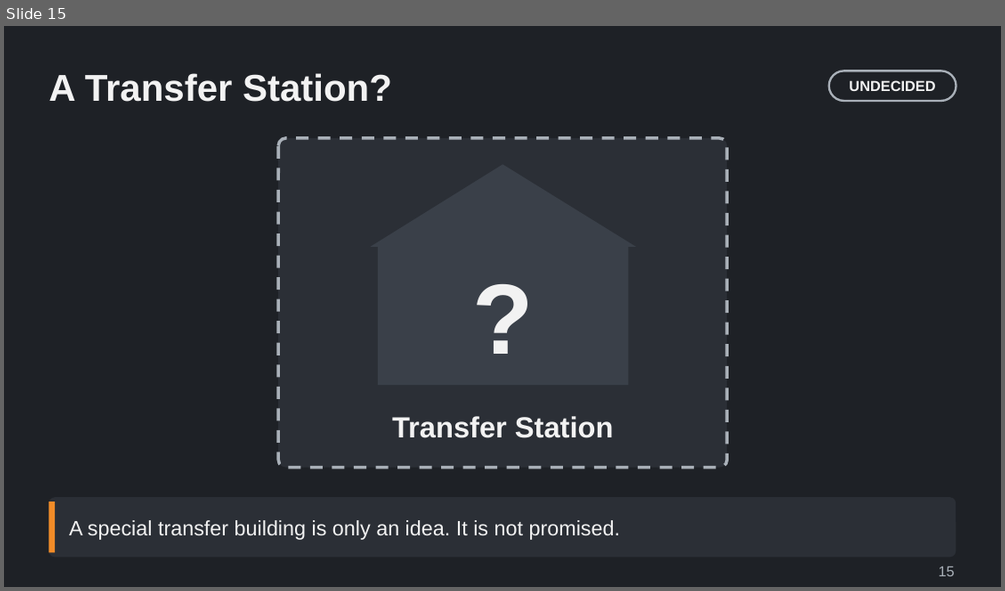
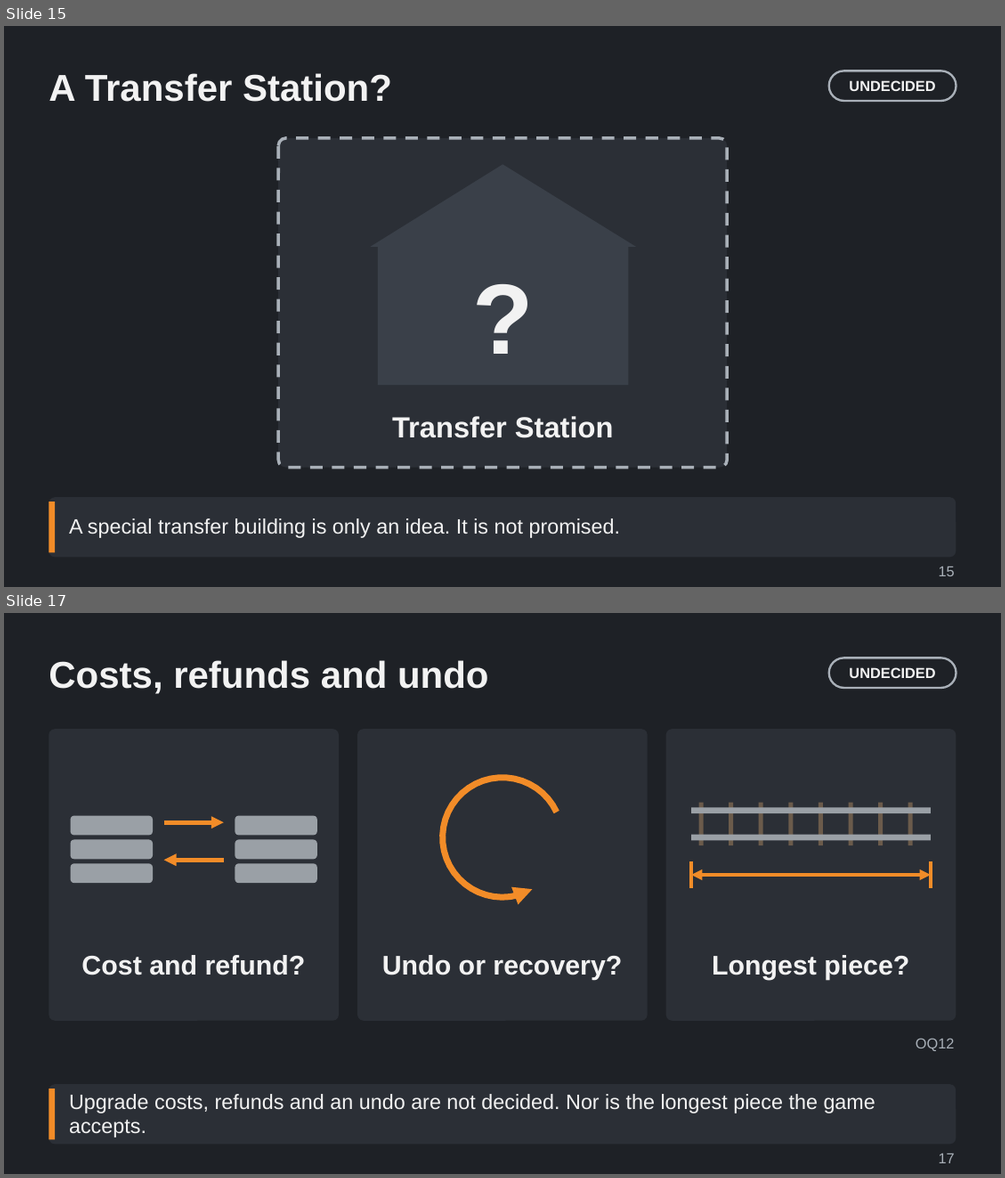
Before and after one commit to Tarenkookoo/Satisfactory---Early-Locomotion, a slide deck: Reporting/Claude Presents/Deck4_Monorail/The_Monorail_Transition_Explained.pptx. Shown one above the other, each under a label of ours: slide 15 before the commit, slides 15 and 17 after it; the slides between them are not shown. The pictures are 1005x591 and 1005x1178 pixels, drawn with LibreOffice and Linux fonts; fonts in the diff are those of the drawing. Boxes give left, top, right and bottom in pixels: in the first picture for what was removed or moved away, otherwise in the second. Text is boxed around its words. In the diff, an @@ line names an element or a change of style, - is before the commit and + after.

```diff
--- a/Reporting/Claude Presents/Deck4_Monorail/The_Monorail_Transition_Explained.pptx
+++ b/Reporting/Claude Presents/Deck4_Monorail/The_Monorail_Transition_Explained.pptx
@@ slide 17 added at (4,613,1001,1174), background #1E2126 @@
@@ title added at (48,660,488,694), 36 pt, text #F2F2F2, bold @@
+Costs, refunds and undo
@@ rounded rectangle added at (829,657,956,688), outline #A9B0B8 2 pt, 14 pt, text #F2F2F2, bold @@
+UNDECIDED
@@ rounded rectangle added at (357,729,647,1021), fill #2B2F36 @@
@@ freeform shape added at (443,778,557,897), outline #F28C28 6 pt @@
@@ group added at (48,729,339,1021): 7 rounded rectangles, 2 arrows, 1 text @@
+Cost and refund?
@@ group added at (666,729,956,1021): 10 rectangles, 2 lines, 1 rounded rectangle, 1 text, 1 double arrow @@
+Longest piece?
@@ text added at (382,955,622,980), 26 pt, text #F2F2F2, bold @@
+Undo or recovery?
@@ text added at (915,1038,955,1051), 14 pt, text #A9B0B8 @@
+OQ12
@@ rounded rectangle added at (48,1084,956,1144), fill #2B2F36 @@
@@ rectangle added at (48,1088,55,1140), fill #F28C28 @@
@@ text added at (69,1094,875,1137), 20 pt, text #F2F2F2 @@
+Upgrade costs, refunds and an undo are not decided. Nor is the longest piece the game accepts.
@@ text added at (938,1153,955,1163), 14 pt, text #A9B0B8 @@
+17
@@ slide 15 changed as well @@
@@ text "A special transfer building is ..." at (69,518,621,538): line spacing 1 to 0.95 @@
```
Also in this commit, not shown: 13 other slides changed, 6 other slides added, 6 other files.
